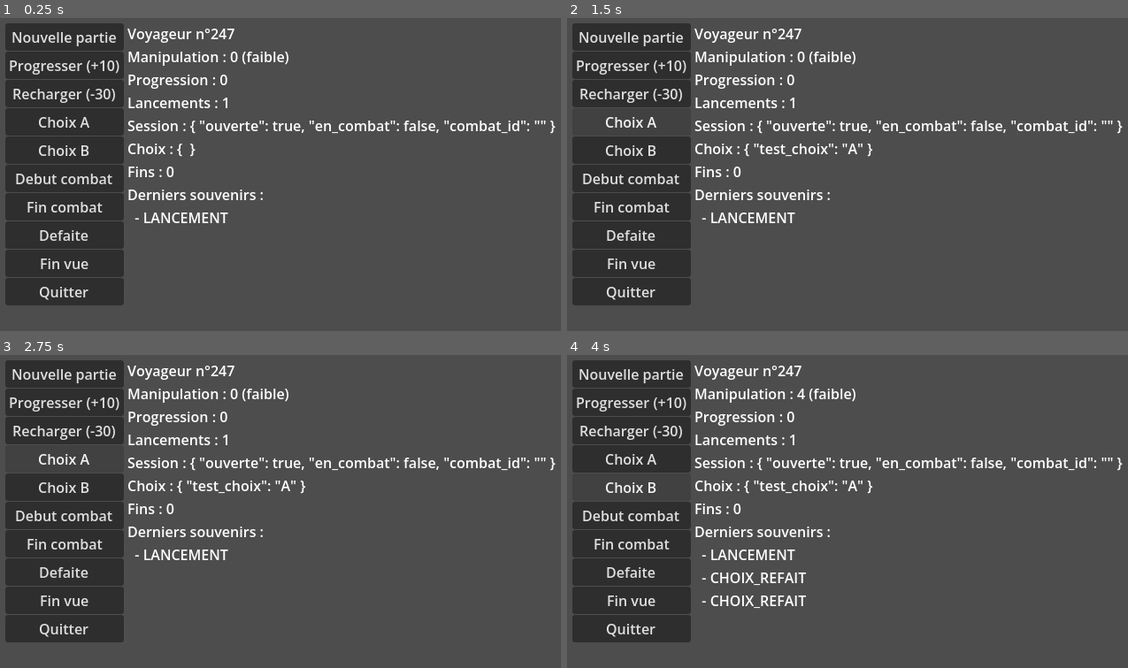
Above: before the commit, frames 1-4 (two rows, left to right).
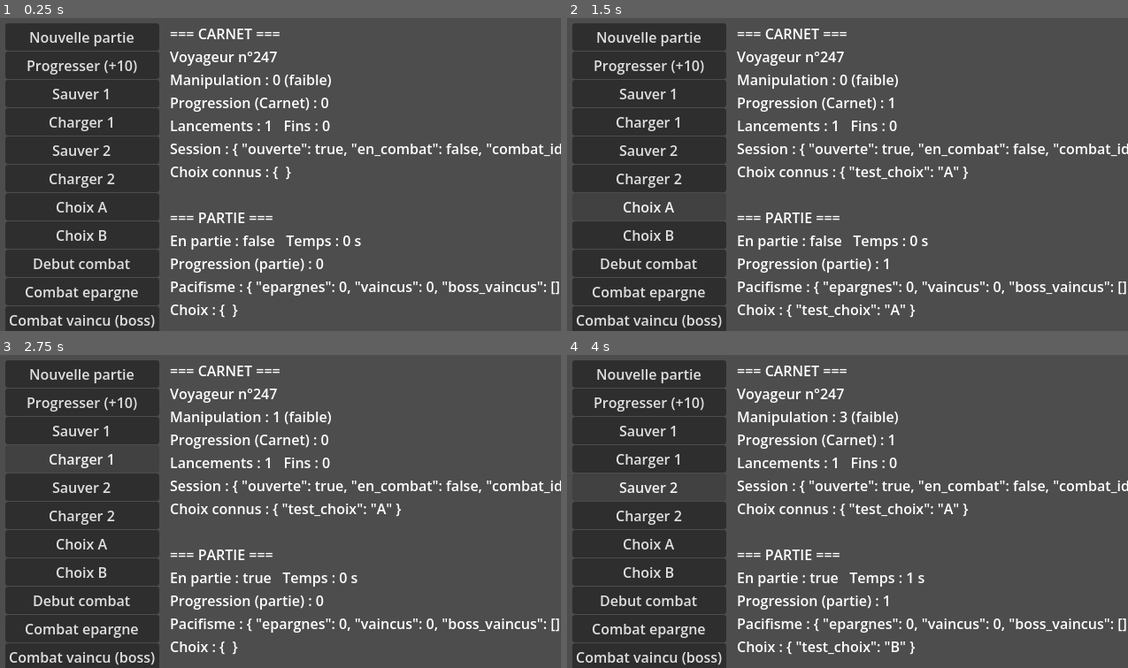
Above: after the commit, the same moments.

Repository: NightKiiro/voyageur-247
Game: Godot game, scene res://scenes/debug/carnet_debug.tscn
Same seed, same stepped clock (60 frames per second), same inputs: the game is played once before the commit and once after it. The project has no main scene, so this scene is started directly.
Inputs (mouse positions are in pixels of both pictures, inside the frame that each line leads up to):
- Up to frame 1 (0.25 s): no input
- Up to frame 2 (1.5 s): click (651, 93) at 0.5 s, where only the run after the commit has a clickable "Sauver 1"; click "Choix A" at 1.25 s
- Up to frame 3 (2.75 s): click (84, 458) at 2 s, where only the run after the commit has a clickable "Charger 1"
- Up to frame 4 (4 s): click "Choix B" at 2.75 s; click (651, 486) at 3.5 s, where only the run after the commit has a clickable "Sauver 2"

The runs differ from the first frame. In frame 1, 18% of the frame differs, in the area x 0-100%, y 1-100%; in frame 2, 18%; in frame 3, 17%; in frame 4, 18%.

Commit message:
feat: add GameState and SaveManager autoloads with 3 save slots

Diff:
--- a/project.godot
+++ b/project.godot
@@ -19,6 +19,8 @@
 [autoload]
 
 Carnet="*uid://b7o1m1gldtr6l"
+GameState="*uid://c6eqwn55ej6sx"
+SaveManager="*uid://d5865ol234ta"
 
 [display]
 
--- a/scripts/autoload/carnet.gd
+++ b/scripts/autoload/carnet.gd
@@ -23,6 +23,7 @@
 	"RECHARGEMENT_APRES_DEFAITE": 1,
 	"CHOIX_REFAIT": 2,
 	"FUITE_EN_COMBAT": 2,
+	"RETOUR_ANCIEN_VOYAGEUR": 1,
 }
 const POINTS_NOUVELLE_PARTIE := 3
 const POINTS_NOUVELLE_PARTIE_APRES_FIN := 1
@@ -105,9 +106,13 @@
 
 
 ## À appeler au chargement d'une sauvegarde. Détecte les retours en arrière.
-func verifier_chargement(progression_sauvegarde: int) -> void:
+func verifier_chargement(progression_sauvegarde: int, numero_sauvegarde: int = -1) -> void:
 	var actuelle := get_progression()
-	if progression_sauvegarde < actuelle:
+	if numero_sauvegarde != -1 and numero_sauvegarde != get_numero():
+		# Partie d'un ancien Voyageur : les progressions ne sont pas comparables.
+		# Le numéro, lui, ne redescend jamais.
+		_ajouter_souvenir("RETOUR_ANCIEN_VOYAGEUR", {"numero_sauvegarde": numero_sauvegarde})
+	elif progression_sauvegarde < actuelle:
 		var apres_defaite: bool = dernier_souvenir().get("type", "") == "DEFAITE"
 		_ajouter_souvenir("RECHARGEMENT", {
 			"progression": progression_sauvegarde,
--- /dev/null
+++ b/scripts/autoload/game_state.gd
@@ -0,0 +1,177 @@
+extends Node
+## État de la partie en cours. Sauvegardé et rechargé par SaveManager.
+## Voir docs/STRUCTURE.md (les axes) et docs/MEMORY_SYSTEM.md (format des sauvegardes).
+
+signal etat_modifie
+
+const LIEN_MAX := {"lumi": 10, "ortie": 5, "cardon": 5, "mirette": 5}
+## Boss qui comptent pour la route Violente. À compléter avec les boss des actes 2 et 3.
+const BOSS_PRINCIPAUX := ["gardien_puits"]
+const SEUIL_VIOLENT := 0.7
+
+var en_partie := false
+var progression := 0
+var temps_de_jeu := 0.0
+var scene := ""
+var position_joueur := Vector2.ZERO
+var acte := 0
+var lanternes := 0
+var pacifisme: Dictionary = {}
+var liens: Dictionary = {}
+var verite: Dictionary = {}
+var choix: Dictionary = {}
+var inventaire: Array[String] = []
+
+
+func _ready() -> void:
+	reinitialiser()
+
+
+func _process(delta: float) -> void:
+	if en_partie:
+		temps_de_jeu += delta
+
+
+## Remet la partie à zéro (nouvelle partie).
+func reinitialiser() -> void:
+	progression = 0
+	temps_de_jeu = 0.0
+	scene = ""
+	position_joueur = Vector2.ZERO
+	acte = 0
+	lanternes = 0
+	pacifisme = {"epargnes": 0, "vaincus": 0, "boss_vaincus": []}
+	liens = {"lumi": 0, "ortie": 0, "cardon": 0, "mirette": 0}
+	verite = {"indices": [], "question_phare": false, "promesse": false}
+	choix = {}
+	inventaire = []
+	etat_modifie.emit()
+
+
+# --- Progression ------------------------------------------------------------
+
+## À appeler à chaque événement significatif (scène, dialogue, combat, objet).
+func avancer_progression() -> void:
+	progression += 1
+	Carnet.mettre_a_jour_progression(progression)
+	etat_modifie.emit()
+
+
+# --- Choix ------------------------------------------------------------------
+
+## Enregistre un choix majeur. Renvoie true si le joueur a changé d'avis (choix refait).
+func faire_choix(choix_id: String, option: String) -> bool:
+	choix[choix_id] = option
+	var refait: bool = Carnet.enregistrer_choix(choix_id, option)
+	avancer_progression()
+	return refait
+
+
+# --- Combats ----------------------------------------------------------------
+
+func terminer_combat(epargne: bool, boss_id: String = "") -> void:
+	if epargne:
+		pacifisme["epargnes"] += 1
+	else:
+		pacifisme["vaincus"] += 1
+		if boss_id != "":
+			(pacifisme["boss_vaincus"] as Array).append(boss_id)
+	Carnet.fin_combat()
+	avancer_progression()
+
+
+## "pacifiste", "mixte" ou "violent" (voir docs/STRUCTURE.md, section 2.1).
+func get_etat_pacifisme() -> String:
+	var vaincus: int = pacifisme["vaincus"]
+	var total: int = vaincus + int(pacifisme["epargnes"])
+	if vaincus == 0:
+		return "pacifiste"
+	var boss_vaincus: Array = pacifisme["boss_vaincus"]
+	var tous_les_boss := BOSS_PRINCIPAUX.all(func(boss: String) -> bool: return boss_vaincus.has(boss))
+	if tous_les_boss and float(vaincus) / total >= SEUIL_VIOLENT:
+		return "violent"
+	return "mixte"
+
+
+# --- Liens, vérité, inventaire ----------------------------------------------
+
+func modifier_lien(personnage: String, variation: int) -> void:
+	if not liens.has(personnage):
+		push_error("GameState : personnage inconnu '%s'" % personnage)
+		return
+	liens[personnage] = clampi(int(liens[personnage]) + variation, 0, LIEN_MAX[personnage])
+	etat_modifie.emit()
+
+
+func ajouter_indice(numero: int) -> void:
+	var indices: Array = verite["indices"]
+	if not indices.has(numero):
+		indices.append(numero)
+		avancer_progression()
+
+
+func ajouter_objet(objet_id: String) -> void:
+	inventaire.append(objet_id)
+	avancer_progression()
+
+
+func retirer_objet(objet_id: String) -> bool:
+	var index := inventaire.find(objet_id)
+	if index == -1:
+		return false
+	inventaire.remove_at(index)
+	etat_modifie.emit()
+	return true
+
+
+# --- Conversion pour les sauvegardes ----------------------------------------
+
+func vers_dictionnaire() -> Dictionary:
+	return {
+		"progression": progression,
+		"temps_de_jeu": int(temps_de_jeu),
+		"scene": scene,
+		"position": {"x": position_joueur.x, "y": position_joueur.y},
+		"acte": acte,
+		"lanternes": lanternes,
+		"pacifisme": pacifisme.duplicate(true),
+		"liens": liens.duplicate(true),
+		"verite": verite.duplicate(true),
+		"choix": choix.duplicate(),
+		"inventaire": inventaire.duplicate(),
+	}
+
+
+## Restaure l'état depuis une sauvegarde. Les champs absents gardent leur valeur par défaut.
+func depuis_dictionnaire(donnees: Dictionary) -> void:
+	reinitialiser()
+	progression = int(donnees.get("progression", 0))
+	temps_de_jeu = float(donnees.get("temps_de_jeu", 0))
+	scene = str(donnees.get("scene", ""))
+	acte = int(donnees.get("acte", 0))
+	lanternes = int(donnees.get("lanternes", 0))
+
+	var position: Dictionary = donnees.get("position", {})
+	position_joueur = Vector2(float(position.get("x", 0)), float(position.get("y", 0)))
+
+	# Le JSON lit les nombres comme des décimaux : on remet les entiers.
+	var p: Dictionary = donnees.get("pacifisme", {})
+	pacifisme["epargnes"] = int(p.get("epargnes", 0))
+	pacifisme["vaincus"] = int(p.get("vaincus", 0))
+	pacifisme["boss_vaincus"] = (p.get("boss_vaincus", []) as Array).duplicate()
+
+	var l: Dictionary = donnees.get("liens", {})
+	for personnage: String in liens:
+		liens[personnage] = int(l.get(personnage, 0))
+
+	var v: Dictionary = donnees.get("verite", {})
+	var indices: Array = []
+	for indice in v.get("indices", []):
+		indices.append(int(indice))
+	verite["indices"] = indices
+	verite["question_phare"] = bool(v.get("question_phare", false))
+	verite["promesse"] = bool(v.get("promesse", false))
+
+	choix = (donnees.get("choix", {}) as Dictionary).duplicate()
+	inventaire.assign(donnees.get("inventaire", []))
+	etat_modifie.emit()
--- /dev/null
+++ b/scripts/autoload/save_manager.gd
@@ -0,0 +1,99 @@
+extends Node
+## Sauvegardes des parties (3 emplacements). Voir docs/MEMORY_SYSTEM.md, section 4.2.
+## Les sauvegardes peuvent être rechargées ; le Carnet, jamais.
+
+signal partie_sauvegardee(emplacement: int)
+signal partie_chargee(emplacement: int)
+
+const VERSION := 1
+const NB_EMPLACEMENTS := 3
+const DOSSIER := "user://saves"
+
+
+func nouvelle_partie() -> void:
+	Carnet.nouvelle_partie()
+	GameState.reinitialiser()
+	GameState.en_partie = true
+
+
+func sauvegarder(emplacement: int) -> bool:
+	if not _emplacement_valide(emplacement):
+		return false
+	DirAccess.make_dir_recursive_absolute(ProjectSettings.globalize_path(DOSSIER))
+
+	var donnees := GameState.vers_dictionnaire()
+	donnees["version"] = VERSION
+	donnees["voyageur_numero"] = Carnet.get_numero()
+	donnees["date"] = int(Time.get_unix_time_from_system())
+
+	if not _ecrire_json(_chemin(emplacement), donnees):
+		return false
+	Carnet.enregistrer("SAUVEGARDE", {"emplacement": emplacement, "progression": GameState.progression})
+	partie_sauvegardee.emit(emplacement)
+	return true
+
+
+func charger(emplacement: int) -> bool:
+	var donnees := _lire(emplacement)
+	if donnees.is_empty():
+		return false
+	GameState.depuis_dictionnaire(donnees)
+	# Le Carnet décide s'il s'agit d'un retour en arrière (et ne se recharge jamais lui-même).
+	Carnet.verifier_chargement(GameState.progression, int(donnees.get("voyageur_numero", Carnet.get_numero())))
+	GameState.en_partie = true
+	partie_chargee.emit(emplacement)
+	return true
+
+
+func emplacement_existe(emplacement: int) -> bool:
+	return _emplacement_valide(emplacement) and FileAccess.file_exists(_chemin(emplacement))
+
+
+## Résumé d'un emplacement pour le menu (vide si l'emplacement est libre).
+func infos_emplacement(emplacement: int) -> Dictionary:
+	var donnees := _lire(emplacement)
+	if donnees.is_empty():
+		return {}
+	return {
+		"voyageur_numero": int(donnees.get("voyageur_numero", 0)),
+		"scene": str(donnees.get("scene", "")),
+		"temps_de_jeu": int(donnees.get("temps_de_jeu", 0)),
+		"date": int(donnees.get("date", 0)),
+	}
+
+
+func _lire(emplacement: int) -> Dictionary:
+	if not emplacement_existe(emplacement):
+		return {}
+	var json := JSON.new()
+	if json.parse(FileAccess.get_file_as_string(_chemin(emplacement))) != OK \
+			or typeof(json.data) != TYPE_DICTIONARY:
+		push_warning("SaveManager : emplacement %d illisible" % emplacement)
+		return {}
+	return json.data
+
+
+## Écriture sûre : fichier temporaire puis renommage.
+func _ecrire_json(chemin: String, donnees: Dictionary) -> bool:
+	var chemin_tmp := chemin + ".tmp"
+	var fichier := FileAccess.open(chemin_tmp, FileAccess.WRITE)
+	if fichier == null:
+		push_error("SaveManager : écriture impossible (%s)" % error_string(FileAccess.get_open_error()))
+		return false
+	fichier.store_string(JSON.stringify(donnees, "\t"))
+	fichier.close()
+
+	var erreur := DirAccess.rename_absolute(
+		ProjectSettings.globalize_path(chemin_tmp), ProjectSettings.globalize_path(chemin))
+	if erreur != OK:
+		push_error("SaveManager : renommage impossible (%s)" % error_string(erreur))
+		return false
+	return true
+
+
+func _chemin(emplacement: int) -> String:
+	return DOSSIER.path_join("slot_%d.json" % emplacement)
+
+
+func _emplacement_valide(emplacement: int) -> bool:
+	return emplacement >= 1 and emplacement <= NB_EMPLACEMENTS
--- a/scripts/debug/carnet_debug.gd
+++ b/scripts/debug/carnet_debug.gd
@@ -1,5 +1,5 @@
 extends Control
-## Scène de test du Carnet (phase 1 de la roadmap). Ne fait pas partie du jeu final.
+## Scène de test de la mémoire (Carnet, GameState, SaveManager). Ne fait pas partie du jeu final.
 
 const TAILLE_TEXTE := 16
 const MARGE := 12
@@ -18,6 +18,7 @@
 	add_child(marge)
 
 	var colonnes := HBoxContainer.new()
+	colonnes.add_theme_constant_override("separation", MARGE)
 	marge.add_child(colonnes)
 
 	var boutons := VBoxContainer.new()
@@ -26,21 +27,31 @@
 
 	_infos = Label.new()
 	_infos.add_theme_font_size_override("font_size", TAILLE_TEXTE)
+	_infos.size_flags_horizontal = Control.SIZE_EXPAND_FILL
 	_infos.size_flags_vertical = Control.SIZE_SHRINK_BEGIN
 	colonnes.add_child(_infos)
 
-	_ajouter_bouton(boutons, "Nouvelle partie", Carnet.nouvelle_partie)
+	_ajouter_bouton(boutons, "Nouvelle partie", SaveManager.nouvelle_partie)
 	_ajouter_bouton(boutons, "Progresser (+10)", _progresser)
-	_ajouter_bouton(boutons, "Recharger (-30)", _recharger)
-	_ajouter_bouton(boutons, "Choix A", Carnet.enregistrer_choix.bind("test_choix", "A"))
-	_ajouter_bouton(boutons, "Choix B", Carnet.enregistrer_choix.bind("test_choix", "B"))
+	_ajouter_bouton(boutons, "Sauver 1", SaveManager.sauvegarder.bind(1))
+	_ajouter_bouton(boutons, "Charger 1", SaveManager.charger.bind(1))
+	_ajouter_bouton(boutons, "Sauver 2", SaveManager.sauvegarder.bind(2))
+	_ajouter_bouton(boutons, "Charger 2", SaveManager.charger.bind(2))
+	_ajouter_bouton(boutons, "Choix A", GameState.faire_choix.bind("test_choix", "A"))
+	_ajouter_bouton(boutons, "Choix B", GameState.faire_choix.bind("test_choix", "B"))
 	_ajouter_bouton(boutons, "Debut combat", Carnet.debut_combat.bind("test_combat"))
-	_ajouter_bouton(boutons, "Fin combat", Carnet.fin_combat)
+	_ajouter_bouton(boutons, "Combat epargne", GameState.terminer_combat.bind(true))
+	_ajouter_bouton(boutons, "Combat vaincu (boss)", GameState.terminer_combat.bind(false, "gardien_puits"))
 	_ajouter_bouton(boutons, "Defaite", Carnet.defaite)
 	_ajouter_bouton(boutons, "Fin vue", Carnet.enregistrer_fin.bind("au_revoir"))
 	_ajouter_bouton(boutons, "Quitter", Carnet.quitter)
 
 	Carnet.souvenir_enregistre.connect(_on_souvenir_enregistre)
+	_rafraichir()
+
+
+func _process(_delta: float) -> void:
+	# Rafraîchit en continu pour voir le temps de jeu avancer.
 	_rafraichir()
 
 
@@ -62,23 +73,40 @@
 
 
 func _progresser() -> void:
-	Carnet.mettre_a_jour_progression(Carnet.get_progression() + 10)
-
-
-func _recharger() -> void:
-	Carnet.verifier_chargement(maxi(0, Carnet.get_progression() - 30))
+	for i in 10:
+		GameState.avancer_progression()
 
 
 func _rafraichir() -> void:
 	var data: Dictionary = Carnet.data
 	var lignes := PackedStringArray()
+
+	lignes.append("=== CARNET ===")
 	lignes.append("Voyageur n°%d" % Carnet.get_numero())
 	lignes.append("Manipulation : %d (%s)" % [Carnet.get_manipulation(), Carnet.get_niveau_manipulation()])
-	lignes.append("Progression : %d" % Carnet.get_progression())
-	lignes.append("Lancements : %d" % int(data["nb_lancements"]))
+	lignes.append("Progression (Carnet) : %d" % Carnet.get_progression())
+	lignes.append("Lancements : %d   Fins : %d" % [int(data["nb_lancements"]), (data["fins_vues"] as Array).size()])
 	lignes.append("Session : %s" % data["session"])
-	lignes.append("Choix : %s" % data["choix_connus"])
-	lignes.append("Fins : %d" % (data["fins_vues"] as Array).size())
+	lignes.append("Choix connus : %s" % data["choix_connus"])
+
+	lignes.append("")
+	lignes.append("=== PARTIE ===")
+	lignes.append("En partie : %s   Temps : %d s" % [GameState.en_partie, int(GameState.temps_de_jeu)])
+	lignes.append("Progression (partie) : %d" % GameState.progression)
+	lignes.append("Pacifisme : %s (%s)" % [GameState.pacifisme, GameState.get_etat_pacifisme()])
+	lignes.append("Choix : %s" % GameState.choix)
+
+	lignes.append("")
+	lignes.append("=== SAUVEGARDES ===")
+	for emplacement in range(1, SaveManager.NB_EMPLACEMENTS + 1):
+		var infos := SaveManager.infos_emplacement(emplacement)
+		if infos.is_empty():
+			lignes.append("Emplacement %d : vide" % emplacement)
+		else:
+			lignes.append("Emplacement %d : Voyageur n°%d, %d s" % [
+				emplacement, infos["voyageur_numero"], infos["temps_de_jeu"]])
+
+	lignes.append("")
 	lignes.append("Derniers souvenirs :")
 	var souvenirs: Array = data["souvenirs"]
 	for i in range(maxi(0, souvenirs.size() - 6), souvenirs.size()):
Not shown, added: scripts/autoload/game_state.gd.uid
Not shown, added: scripts/autoload/save_manager.gd.uid
Not shown, changed: docs/MEMORY_SYSTEM.md
